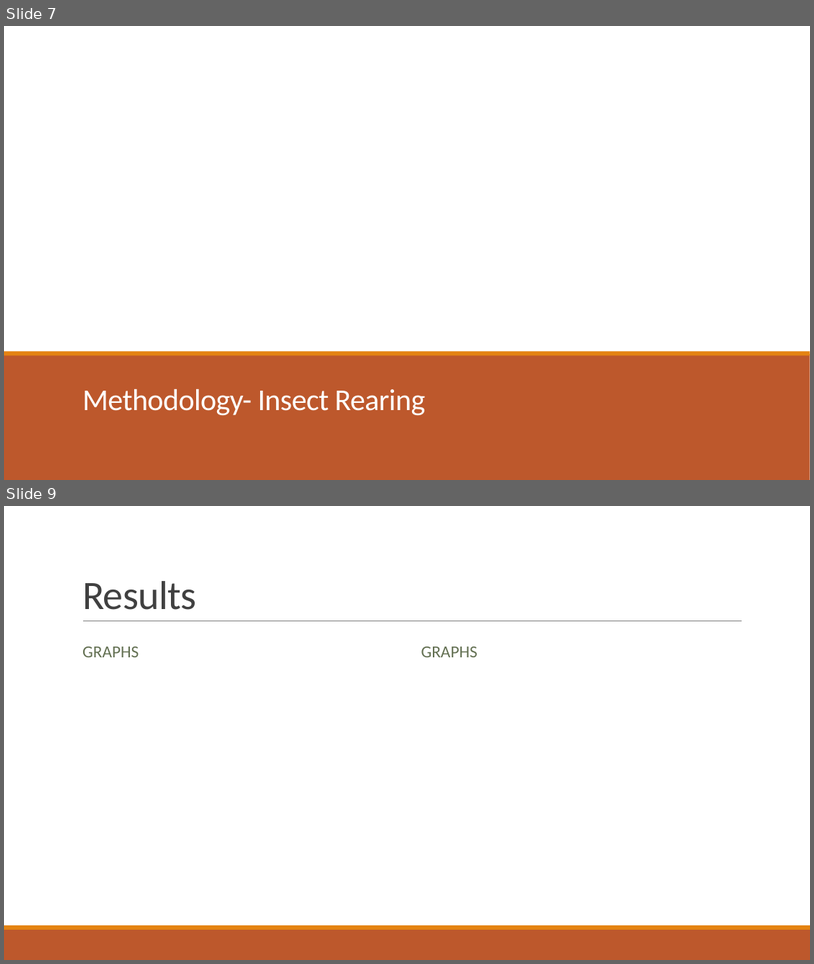
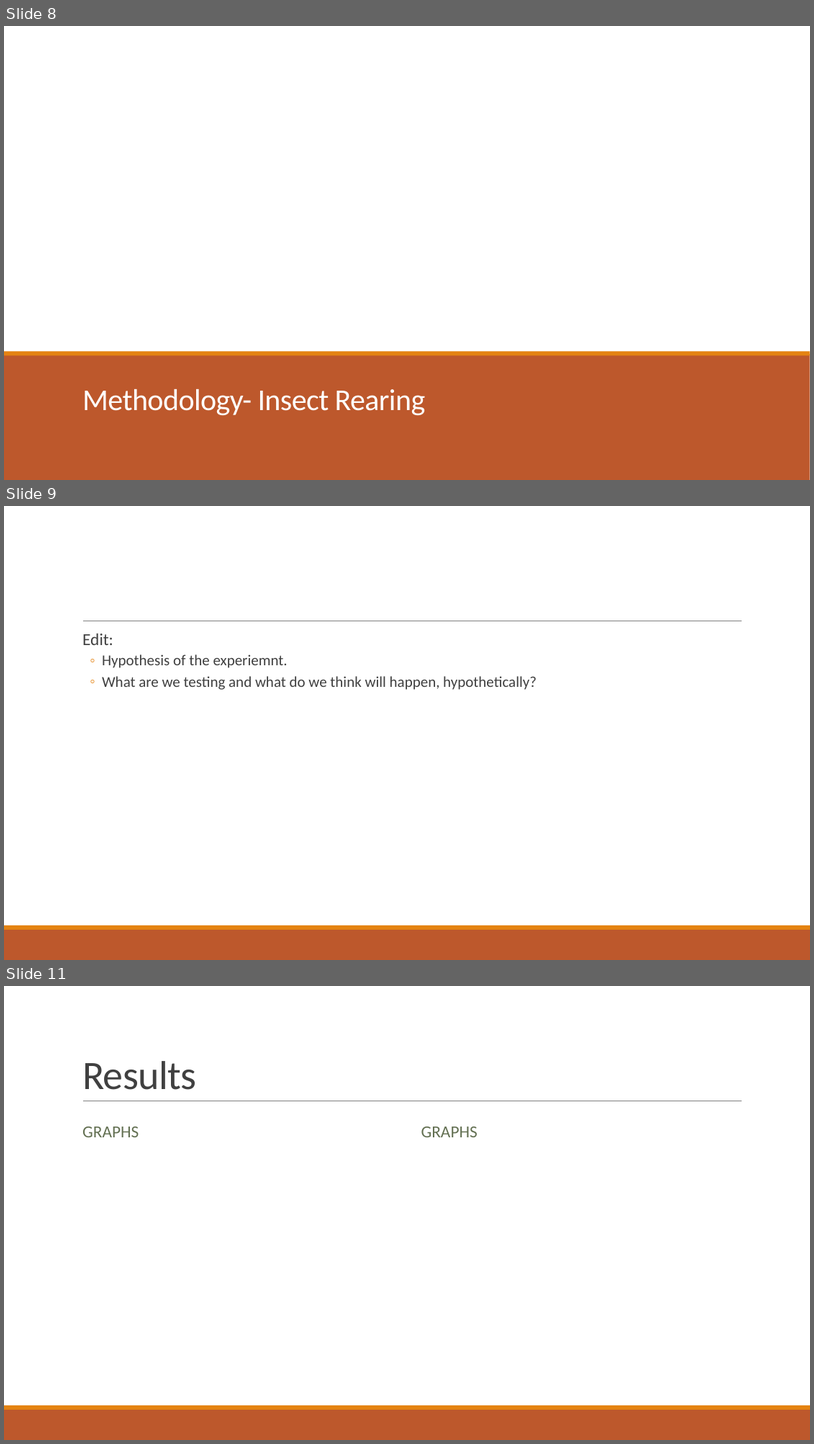
Before and after one commit to jamestbrown5/2018_Undergrad-Summer-Project, a slide deck: Documents/Summer Project Presentation.pptx. Shown one above the other, each under a label of ours: slides 7 and 9 before the commit, slides 8, 9 and 11 after it; the slides between them are not shown. The pictures are 814x964 and 814x1444 pixels, drawn with LibreOffice and Linux fonts; fonts in the diff are those of the drawing. Boxes give left, top, right and bottom in pixels: in the first picture for what was removed or moved away, otherwise in the second. Text is boxed around its words. In the diff, an @@ line names an element or a change of style, - is before the commit and + after.

```diff
--- a/Documents/Summer Project Presentation.pptx
+++ b/Documents/Summer Project Presentation.pptx
@@ slide 9 added at (x1=4, y1=506, x2=810, y2=960), background #FFFFFF; not listed: 3 template elements that a slide beside it also shows @@
@@ text added at (x1=82, y1=633, x2=537, y2=690), 18 pt, text #404040 @@
+  Edit:
+  ◦ Hypothesis of the experiemnt.
+  ◦ What are we testing and what do we think will happen, hypothetically?
@@ what was slide 7 is now slide 8 @@
@@ what was slide 9 is now slide 11 @@
```
Also in this commit, not shown: 5 slides changed, 2 other slides added, 1 slide removed.
